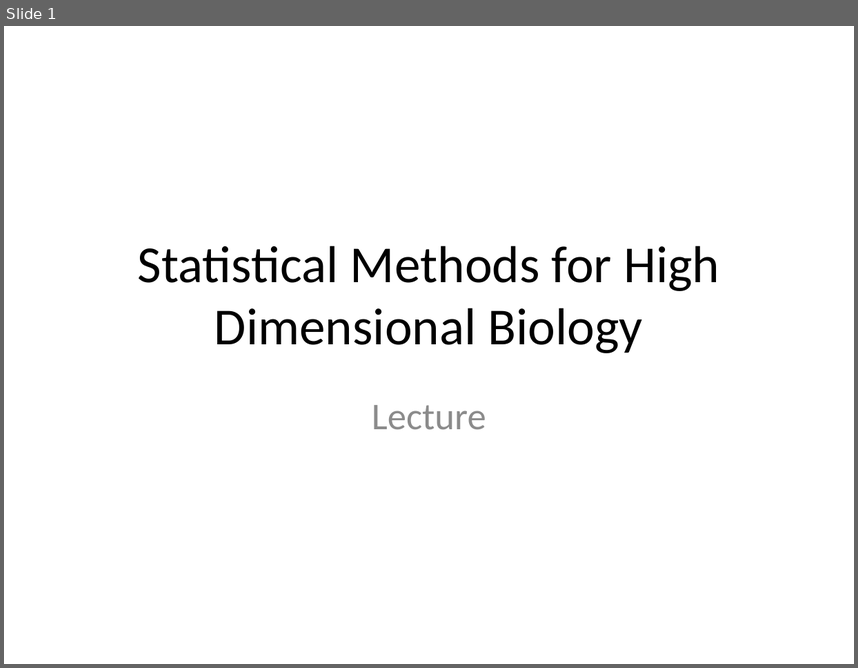
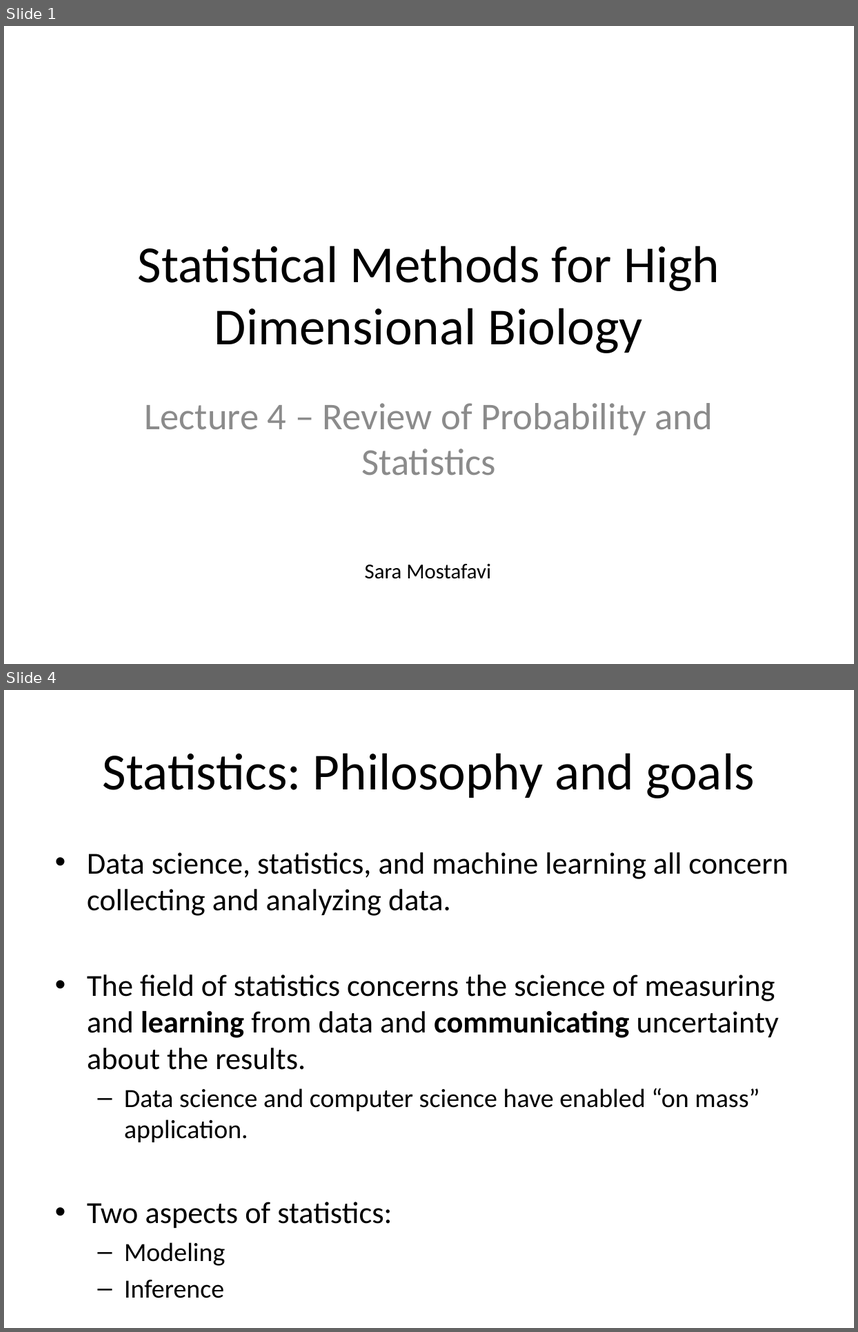
Before and after one commit to STAT540-UBC/STAT540-UBC.github.io, a slide deck: lectures/lectures_2017/lec4.pptx. Shown one above the other, each under a label of ours: slide 1 before the commit, slides 1 and 4 after it; the slides between them are not shown. The pictures are 858x668 and 858x1332 pixels, drawn with LibreOffice and Linux fonts; fonts in the diff are those of the drawing. Boxes give left, top, right and bottom in pixels: in the first picture for what was removed or moved away, otherwise in the second. Text is boxed around its words. In the diff, an @@ line names an element or a change of style, - is before the commit and + after.

```diff
--- a/lectures/lectures_2017/lec4.pptx
+++ b/lectures/lectures_2017/lec4.pptx
@@ slide 4 added at [4, 690, 854, 1328], background #FFFFFF @@
@@ title added at [103, 753, 754, 798], 44 pt, text #000000 @@
+Statistics: Philosophy and goals
@@ text added at [87, 852, 789, 1265], 25.9 pt, text #000000 @@
+• Data science, statistics, and machine learning all concern collecting and analyzing data.
+• The field of statistics concerns the science of measuring and learning from data and communicating uncertainty about the results.
+  – Data science and computer science have enabled “on mass” application.
+• Two aspects of statistics:
+  – Modeling
+  – Inference
@@ slide 1 changed as well @@
@@ subtitle at [145, 403, 713, 475]: text changed @@
-Lecture
+Lecture 4 – Review of Probability and Statistics
@@ text added at [365, 564, 491, 579], 18 pt, text #000000 @@
+Sara Mostafavi
```
Also in this commit, not shown: 2 other slides added.
